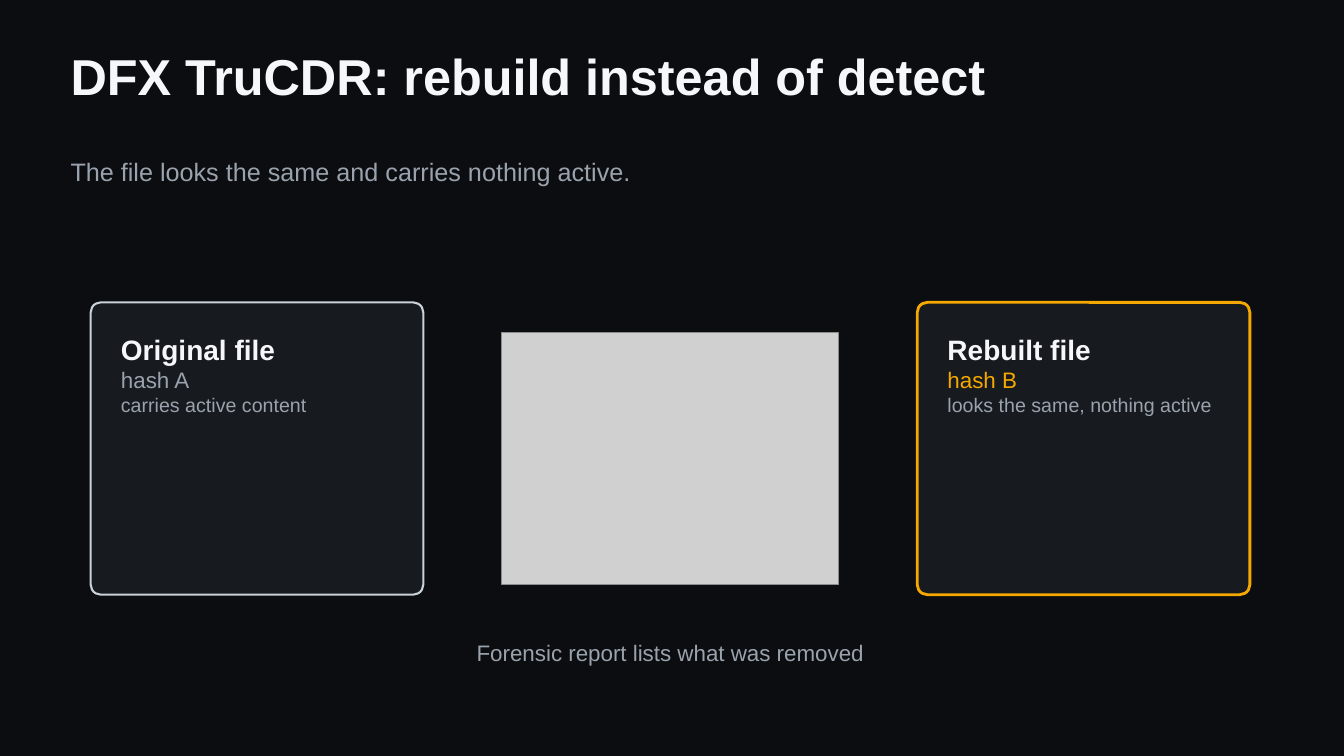
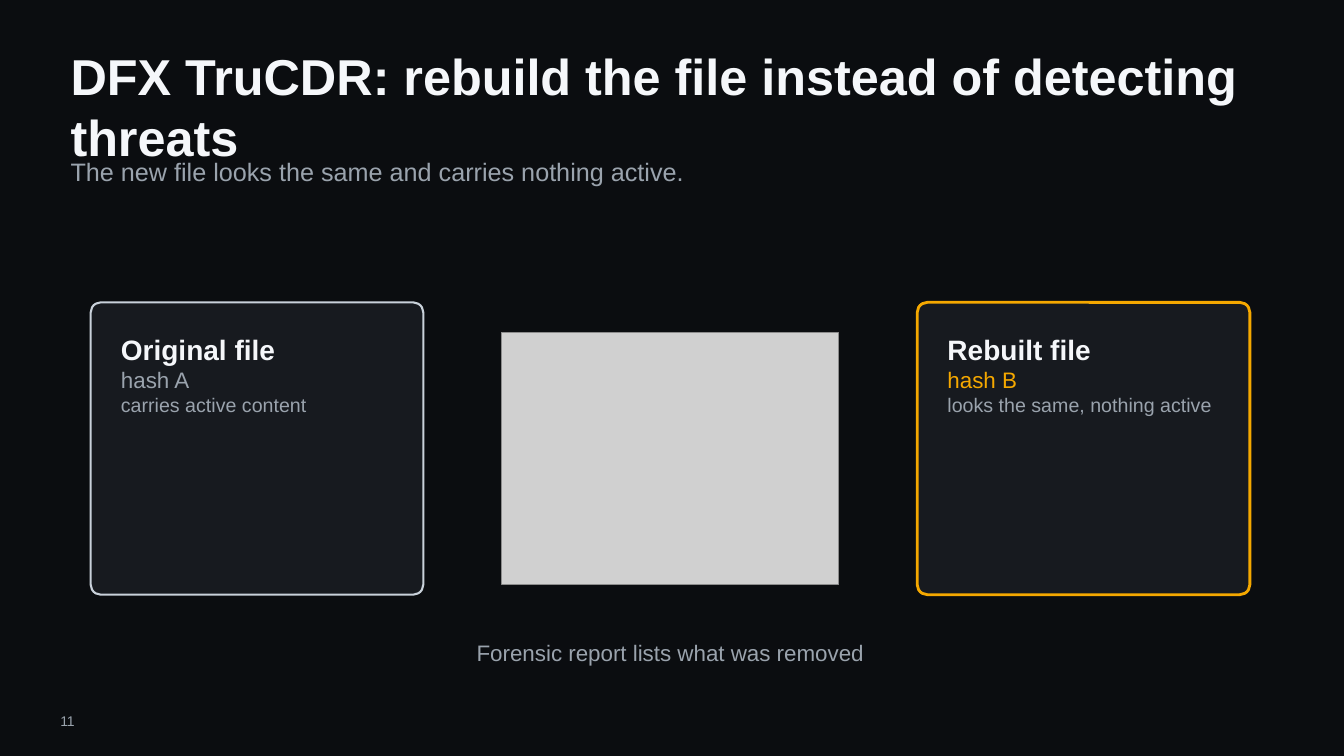
Before and after one commit to hybridus/DFX_Marketing, a slide deck: slide 11 of Projects/03_Presales_Master_Deck/pilot/DFX_Master_deck.pptx (slide 10 before the commit). Drawn at 1344x756 pixels with LibreOffice and Linux fonts; fonts in the diff are those of the drawing; grey boxes stand for pictures; background and template pictures are left out. Boxes give left, top, right and bottom in pixels: in the first picture for what was removed or moved away, otherwise in the second. Text is boxed around its words. In the diff, an @@ line names an element or a change of style, - is before the commit and + after.

```diff
--- a/Projects/03_Presales_Master_Deck/pilot/DFX_Master_deck.pptx
+++ b/Projects/03_Presales_Master_Deck/pilot/DFX_Master_deck.pptx
@@ text at [71, 58, 1237, 166]: text changed @@
-DFX TruCDR: rebuild instead of detect
+DFX TruCDR: rebuild the file instead of detecting threats
@@ text at [71, 163, 684, 186]: text changed @@
-The file looks the same and carries nothing active.
+The new file looks the same and carries nothing active.
@@ page number added at [60, 716, 74, 726], 10 pt, text #9AA3AD @@
+11
```
Also in this commit, not shown: 20 other slides changed, 2 slides added, 1 slide removed, 11 other files.
